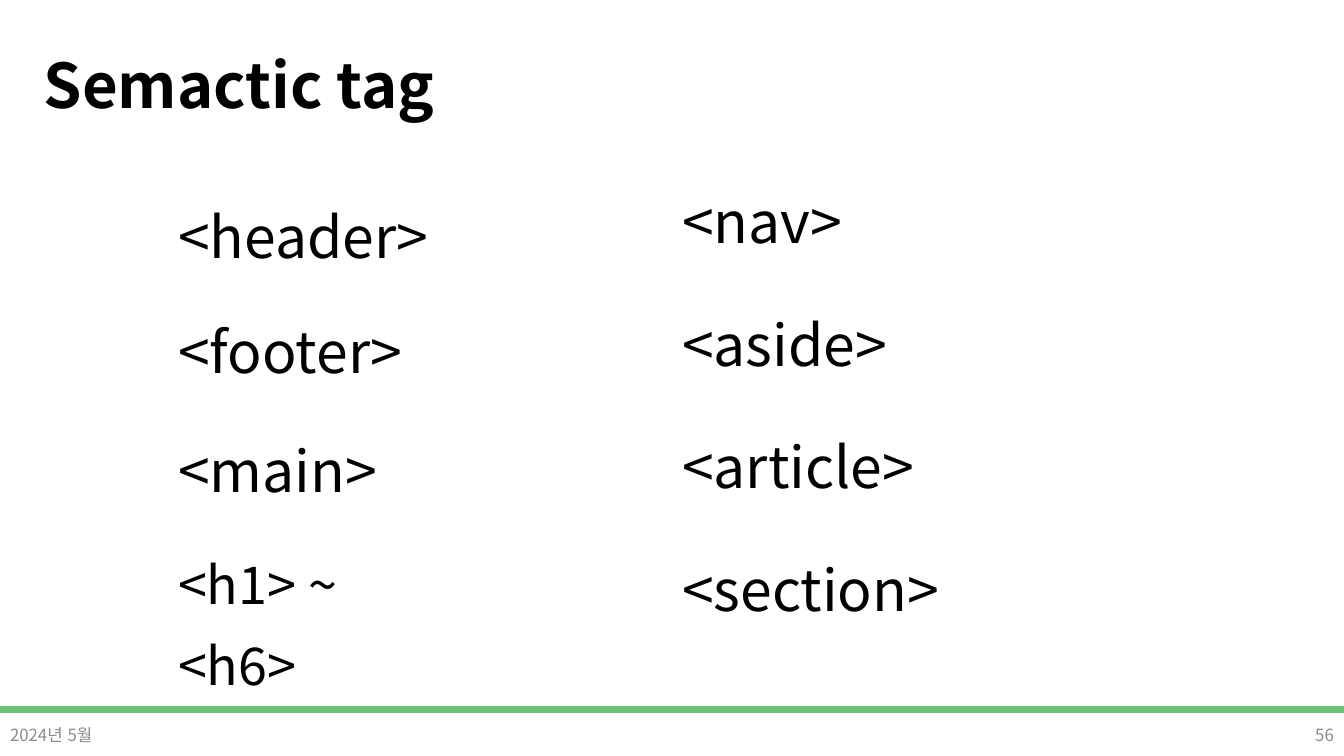
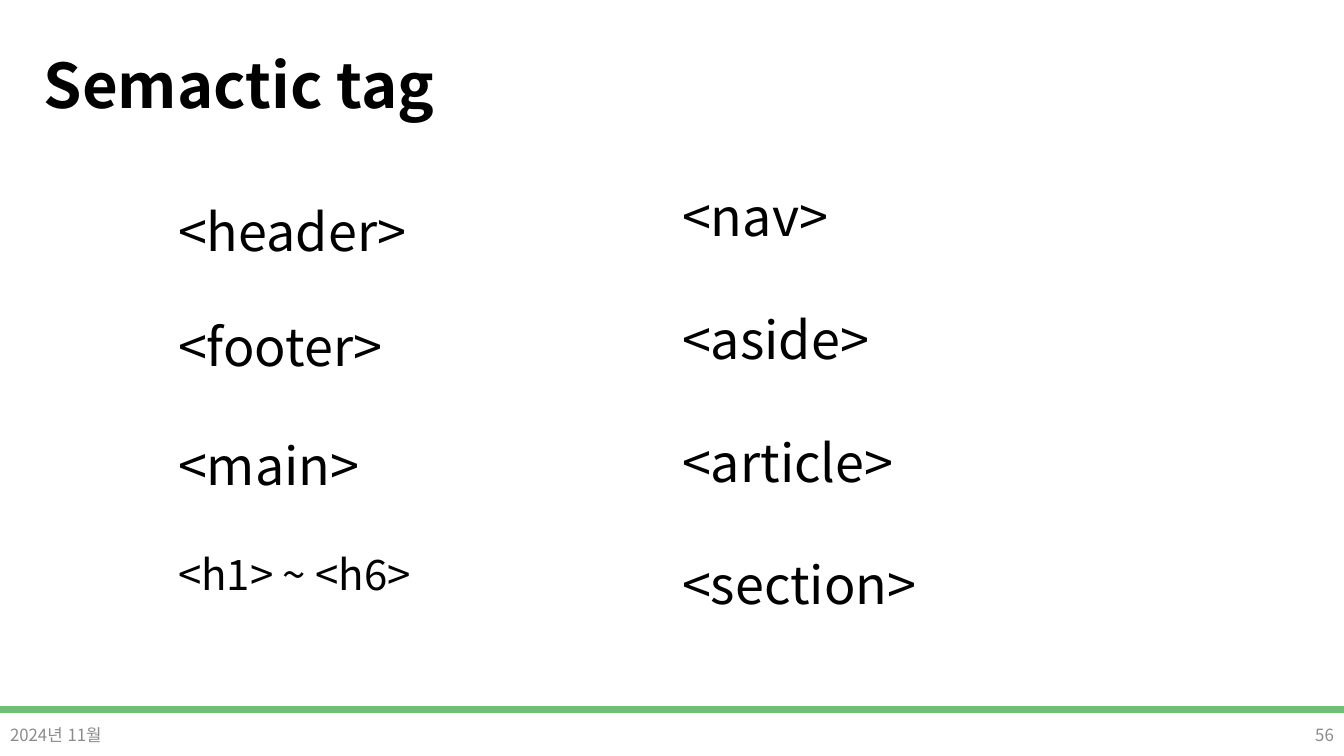
Before and after one commit to DevDamon0527/SeSAC_Yeongdeungpo_Campus_6th, a slide deck: slide 56 of material/[SeSAC_YDP_6] 02_HTML.pptx. Drawn at 1344x756 pixels with LibreOffice and Linux fonts; fonts in the diff are those of the drawing; background and template pictures are left out. Boxes give left, top, right and bottom in pixels: in the first picture for what was removed or moved away, otherwise in the second. Text is boxed around its words. In the diff, an @@ line names an element or a change of style, - is before the commit and + after.

```diff
--- a/material/[SeSAC_YDP_6] 02_HTML.pptx
+++ b/material/[SeSAC_YDP_6] 02_HTML.pptx
@@ text "<h1> ~ <h6>" at (178,556,411,591): size 37.2 to 30 pt @@
@@ size 40.8 to 37.2 pt in 7 elements at (178,209,406,252), (178,324,382,367), (178,444,359,486), (682,205,828,237), (682,317,869,360), (682,440,893,483), (682,563,916,605) @@
@@ text at (10,727,102,742): text changed @@
-2024년 5월
+2024년 11월
```
Also in this commit, not shown: 62 other slides changed, 13 other files.
